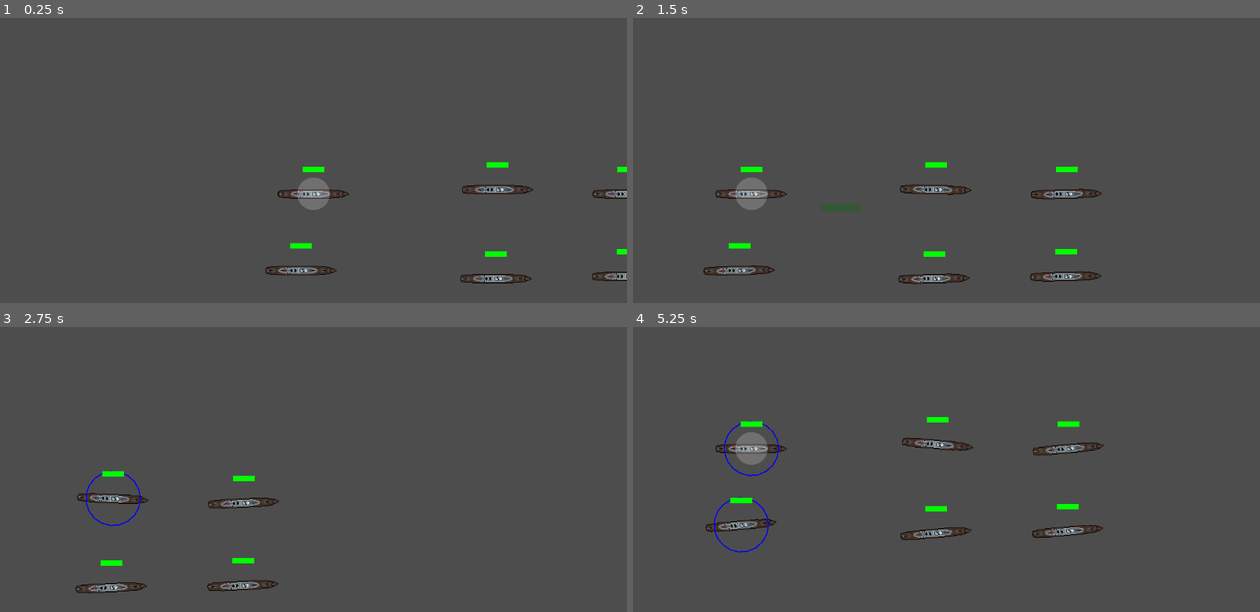
Above: before the commit, frames 1-4 (two rows, left to right).
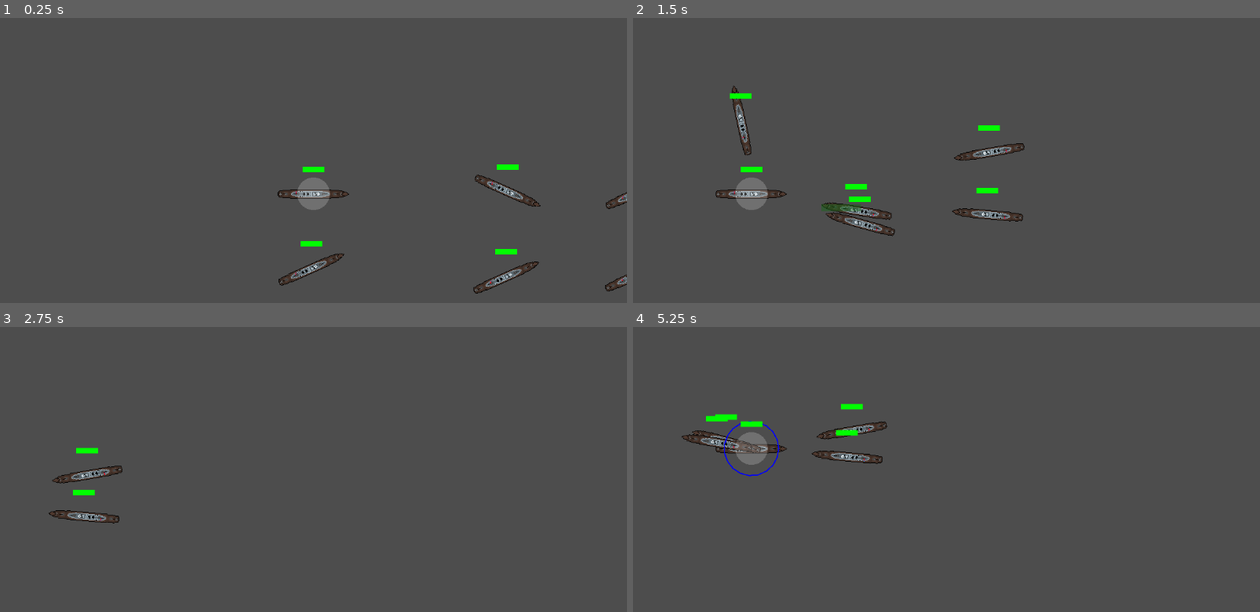
Above: after the commit, the same moments.

Repository: ObfuscatedOwl/bote-game
Game: Godot game, scene res://scenes/testScene.tscn
The game is run twice, just before and just after one commit, with the same random seed, the same clock (stepped at 60 frames per second) and the same inputs.
Inputs (mouse positions are in pixels of both pictures, inside the frame that each line leads up to):
- Up to frame 1 (0.25 s): no input
- Up to frame 2 (1.5 s): tap Enter (runRotor) at 0.5 s; move the mouse to (1084, 177) at 0.52 s; hold Right (ui_right) 0.53-1.25 s; tap A (A) at 0.6 s; click (1084, 177) at 0.67 s; tap D (D) at 0.8 s; drag from (821, 211) to (940, 189) at 1.27 s
- Up to frame 3 (2.75 s): move the mouse to (376, 426) at 2.02 s; hold Right (ui_right) from 2.03 s (still down); tap S (S) at 2.1 s; tap W (W) at 2.3 s
- Up to frame 4 (5.25 s): release Right (ui_right) at 2.75 s; drag from (915, 572) to (877, 503) at 2.77 s; move the mouse to (1134, 555) at 3.52 s; hold Left (ui_left) 3.53-4.25 s; tap A (A) at 3.6 s; tap D (D) at 3.8 s; drag from (758, 449) to (733, 577) at 4.27 s; move the mouse to (977, 503) at 5.02 s; hold Down (ui_down) from 5.03 s (still down); tap S (S) at 5.1 s; click (977, 503) at 5.17 s

The runs differ from the first frame. In frame 1, 2.2% of the frame differs, in the area x 42-100%, y 50-97%; in frame 2, 3.5%, in the area x 11-75%, y 23-94%; in frame 3, 2.2%; in frame 4, 3.2%.

Commit message:
voronoiTerrain colliders
Still working on creating a proper navmesh for the voronoi terrain gen. Doing this by combining polygons from the generator addon

Diff:
--- a/bote game/scenes/bullet.tscn
+++ b/bote game/scenes/bullet.tscn
@@ -1,19 +1,6 @@
-[gd_scene load_steps=4 format=3 uid="uid://dpe3cg4ymnbca"]
+[gd_scene load_steps=2 format=3 uid="uid://dpe3cg4ymnbca"]
 
-[ext_resource type="Script" path="res://scripts/bullet.gd" id="1_jhjuq"]
-[ext_resource type="Texture2D" uid="uid://bwwglaykga4y3" path="res://sprites/botes/rudder.png" id="2_r42a1"]
-
-[sub_resource type="RectangleShape2D" id="RectangleShape2D_4o5o7"]
-size = Vector2(5, 2)
+[ext_resource type="Script" path="res://scripts/bullet.gd" id="1_qoso5"]
 
 [node name="bullet" type="Node2D"]
-script = ExtResource("1_jhjuq")
-
-[node name="bulletSprite" type="Sprite2D" parent="."]
-texture = ExtResource("2_r42a1")
-
-[node name="hitbox" type="Area2D" parent="."]
-collision_layer = 2
-
-[node name="CollisionShape2D" type="CollisionShape2D" parent="hitbox"]
-shape = SubResource("RectangleShape2D_4o5o7")
+script = ExtResource("1_qoso5")
--- a/bote game/scenes/terrain.tscn
+++ b/bote game/scenes/terrain.tscn
@@ -1,7 +1,7 @@
 [gd_scene load_steps=9 format=3 uid="uid://dabl0ajxiu4on"]
 
 [ext_resource type="Script" path="res://scripts/terrain.gd" id="1_bdw1v"]
-[ext_resource type="Texture2D" uid="uid://bcxhwp28s8u4g" path="res://sprites/Tilemap/Sand.png" id="2_bia0i"]
+[ext_resource type="Texture2D" uid="uid://bcxhwp28s8u4g" path="res://sprites/tilemap/Sand.png" id="2_bia0i"]
 [ext_resource type="Script" path="res://scripts/customAutoTile.gd" id="3_ci1mg"]
 
 [sub_resource type="Gradient" id="Gradient_eypxo"]
--- a/bote game/scenes/testScene.tscn
+++ b/bote game/scenes/testScene.tscn
@@ -11,6 +11,9 @@
 
 [node name="Node2D" type="Node2D"]
 
+[node name="Camera2D" type="Camera2D" parent="."]
+script = ExtResource("1_2k4r3")
+
 [node name="NavigationRegion2D" type="NavigationRegion2D" parent="."]
 scale = Vector2(100, 100)
 navigation_polygon = SubResource("NavigationPolygon_xp063")
@@ -18,9 +21,6 @@
 [node name="Polygon2D" type="Polygon2D" parent="NavigationRegion2D"]
 visible = false
 polygon = PackedVector2Array(-440, -277, -77, -278, -298, -164, -192, -16, 60, -268, 95, -215, 148, -302, 367, -236, 191, -184, 397, -52, 348, 313, -499, 222)
-
-[node name="Camera2D" type="Camera2D" parent="."]
-script = ExtResource("1_2k4r3")
 
 [node name="boteHolder" type="Node2D" parent="."]
 script = ExtResource("2_1en8m")
--- a/bote game/scenes/voronoiTerrain.tscn
+++ b/bote game/scenes/voronoiTerrain.tscn
@@ -1,9 +1,14 @@
-[gd_scene load_steps=2 format=3 uid="uid://dxujpy0et70qg"]
+[gd_scene load_steps=3 format=3 uid="uid://dxujpy0et70qg"]
 
 [ext_resource type="Script" path="res://scripts/voronoiTerrain.gd" id="1_eduh8"]
+
+[sub_resource type="NavigationPolygon" id="NavigationPolygon_6bkky"]
 
 [node name="voronoiTerrain" type="Node2D"]
 script = ExtResource("1_eduh8")
 
 [node name="Camera2D" type="Camera2D" parent="."]
 zoom = Vector2(-0.028, -0.028)
+
+[node name="voronoiNavRegion" type="NavigationRegion2D" parent="."]
+navigation_polygon = SubResource("NavigationPolygon_6bkky")
--- a/bote game/scripts/boteController.gd
+++ b/bote game/scripts/boteController.gd
@@ -120,6 +120,7 @@
 	#since we're not going to a target immediately this may not be needed
 
 func _process(delta):
+	delta=delta*20
 	if playerControlled:
 		for key in keybinds.keys():
 			actions[keybinds[key]] = Input.is_action_pressed(key)
--- a/bote game/scripts/voronoiTerrain.gd
+++ b/bote game/scripts/voronoiTerrain.gd
@@ -1,4 +1,7 @@
+"""
 extends Node2D
+
+const WATER = Color(0, 0.25, 0.35, 0.3)
 
 var delaunay: Delaunay
 
@@ -15,25 +18,127 @@
 	var land = createNoise()
 
 	for region in regions:
-		showRegion(region, land)
+		var polygon = setupPolygon(region, land)
+		var navPolygon = setupNavPolygon(polygon)
+		$voronoiNavRegion.navigation_polygon = navPolygon
+		add_child(polygon)
 
-func showRegion(region: Delaunay.VoronoiSite, land):
-	var polygon = setupPolygon(region)
-	print(land.get_noise_2dv(polygon.polygon[0]))
-	var value = 0 if land.get_noise_2dv(polygon.polygon[0]/100) > 0 else 1
-	polygon.color = Color(value, value, value)
-	add_child(polygon)
+func setupPolygon(region: Delaunay.VoronoiSite, land):
+	var polygon = Polygon2D.new()
+	var p = region.polygon
+	p.append(p[0])
+	polygon.polygon = p
+	polygon.z_index = -1
+
+	var value = land.get_noise_2dv(polygon.polygon[0]/80)
+	var color = value if value > 0 else 1
+
+	if color == 1:
+		polygon.color = WATER
+	else:
+		polygon.color = Color(color, color, color)
+	return polygon
+
+func setupNavPolygon(polygon):
+	var navPolygon = NavigationPolygon.new()
+	if polygon.color == WATER:
+		var navVertices = []
+		var navIndices = []
+
+		var index = 0
+		for vertex in polygon.polygon:
+			navVertices.append(vertex)
+			navIndices.append(index)
+			index += 1
+
+		navPolygon.vertices = PackedVector2Array(navVertices)
+		navPolygon.add_polygon(navIndices)
+
+	return navPolygon
 
 func createNoise():
 	var land = FastNoiseLite.new()
 	land.seed = randi()
 	land.noise_type = 4
 	return land
+"""
 
-func setupPolygon(region: Delaunay.VoronoiSite):
+extends Node2D
+
+const WATER = Color(0, 0.25, 0.35, 0.3)
+
+var delaunay: Delaunay
+
+func _ready():
+	delaunay = Delaunay.new(Rect2(-50000, -20000, 50000, 20000))
+
+	randomize()
+	for i in range(-20, 20):
+		for j in range(-10, 10):
+			delaunay.add_point(Vector2(i*1000 + randi_range(-300,300), j*1000 + randi_range(-300,300)) * 1.2)
+
+	var triangles = delaunay.triangulate()
+	var regions = delaunay.make_voronoi(triangles)
+	var polygons = []
+	var land = createNoise()
+
+	for region in regions:
+		var polygon = setupPolygon(region, land)
+		polygons.append(polygon)
+		add_child(polygon)
+
+	var neighbours = getNeighbours(regions, polygons)
+
+	$voronoiNavRegion.navigation_polygon = setupNavPolygon(neighbours)
+
+func setupPolygon(region: Delaunay.VoronoiSite, land):
 	var polygon = Polygon2D.new()
 	var p = region.polygon
 	p.append(p[0])
 	polygon.polygon = p
 	polygon.z_index = -1
+
+	var value = land.get_noise_2dv(polygon.polygon[0]/80)
+	var color = value if value > 0 else 1
+
+	if color == 1:
+		polygon.color = WATER
+	else:
+		polygon.color = Color(color, color, color)
 	return polygon
+
+func getSeaNeighbours(regions, polygons):
+	var sites = {}
+	for i in range(len(regions)):
+		if polygons[i].color == WATER:
+			sites[region[i]] = polygons[i]
+
+	for region in sites:
+		for neighbour in region.neighbours:
+			if neighbour.other in sites.keys():
+				pass
+
+
+
+
+
+func setupNavPolygon(polygons):
+	var navPolygon = NavigationPolygon.new()
+
+	for polygon in polygons:
+		if polygon.color == WATER:
+			var navOutline = []
+			for vertex in polygon.polygon:
+				navOutline.append(vertex)
+
+			var outline = PackedVector2Array(navOutline)
+			navPolygon.add_outline(outline)
+	navPolygon.make_polygons_from_outlines()
+
+	return navPolygon
+
+func createNoise():
+	var land = FastNoiseLite.new()
+	land.seed = randi()
+	land.noise_type = 4
+	return land
Not shown, changed: bote game/sprites/Tilemap/Grass.png.import
Not shown, changed: bote game/sprites/Tilemap/Sand.png.import
